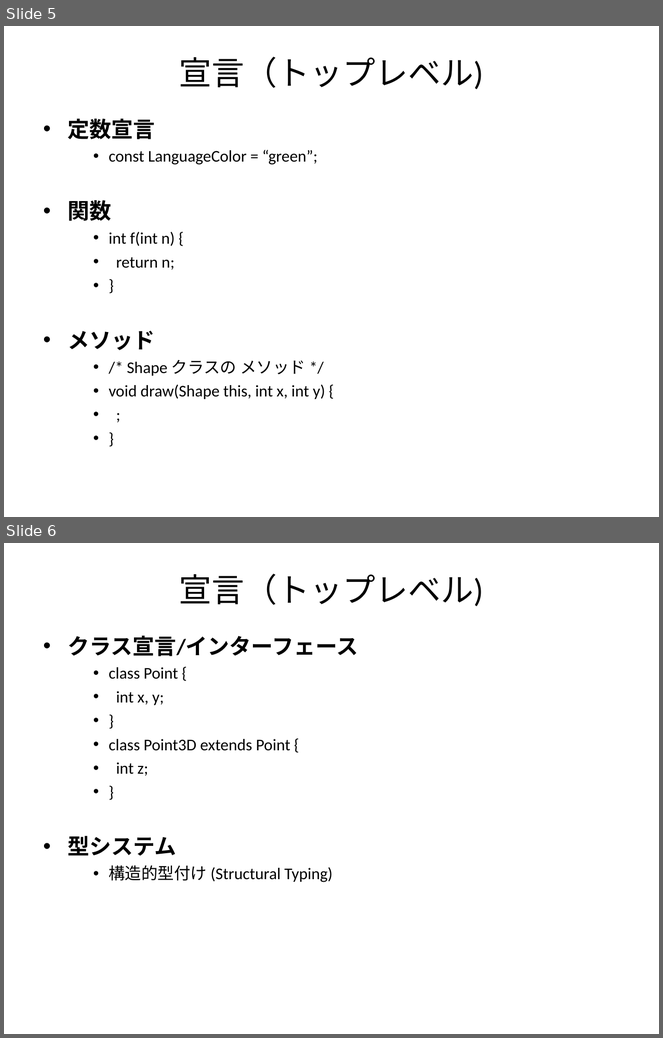
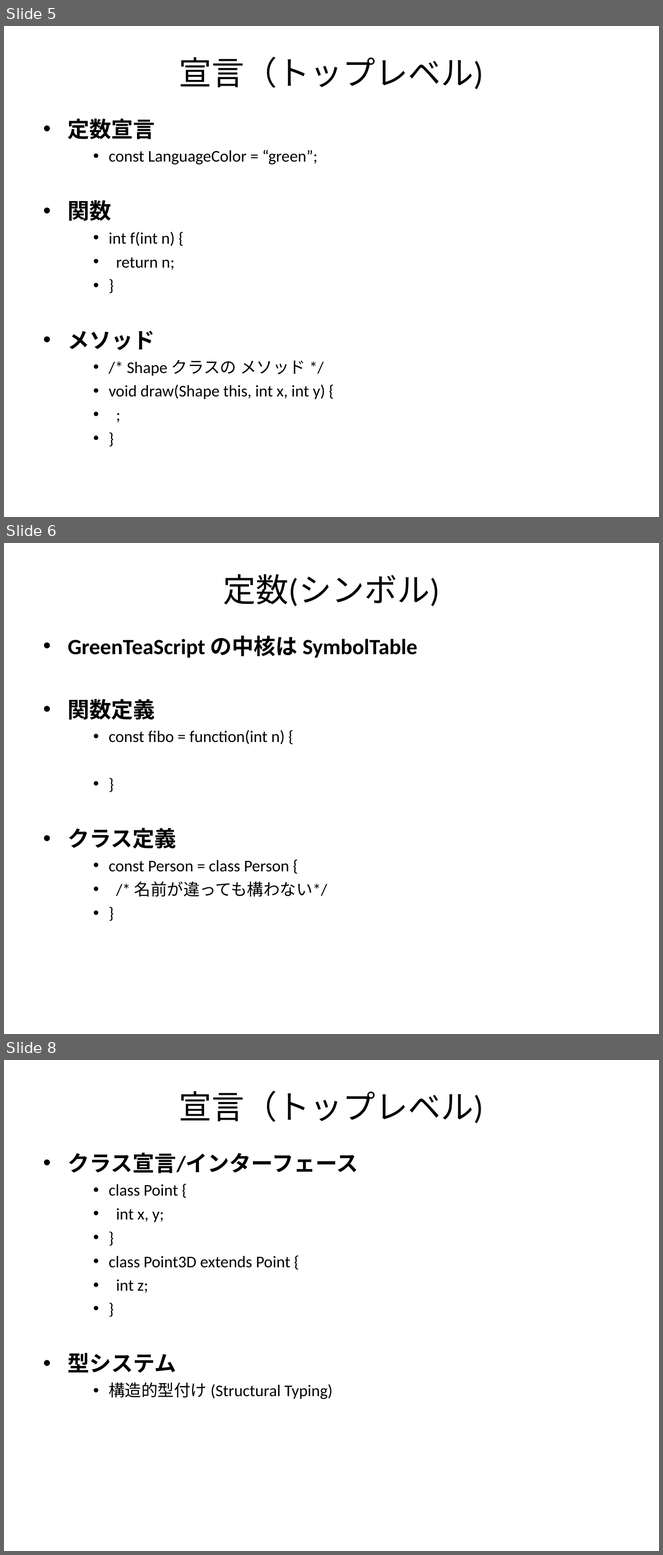
Before and after one commit to GreenTeaScript/GreenTeaScript, a slide deck: spec/GreenTeaScriptSpec.ppt. Shown one above the other, each under a label of ours: slides 5 and 6 before the commit, slides 5, 6 and 8 after it; the slides between them are not shown. The pictures are 663x1038 and 663x1555 pixels, drawn with LibreOffice and Linux fonts; fonts in the diff are those of the drawing. Boxes give left, top, right and bottom in pixels: in the first picture for what was removed or moved away, otherwise in the second. Text is boxed around its words. In the diff, an @@ line names an element or a change of style, - is before the commit and + after.

```diff
--- a/spec/GreenTeaScriptSpec.ppt
+++ b/spec/GreenTeaScriptSpec.ppt
@@ slide 6 added at (4,543,659,1034), background #FFFFFF @@
@@ title added at (223,574,440,606), 36 pt, text #000000 @@
+定数(シンボル)
@@ text added at (68,636,417,897), 18 pt, text #000000 @@
+• GreenTeaScript の中核は SymbolTable
+• 関数定義
+    • const fibo = function(int n) {
+    • }
+• クラス定義
+    • const Person = class Person {
+    • /* 名前が違っても構わない*/
+    • }
@@ what was slide 6 is now slide 8 @@
```
Also in this commit, not shown: 1 other slide added, 9 other files.
